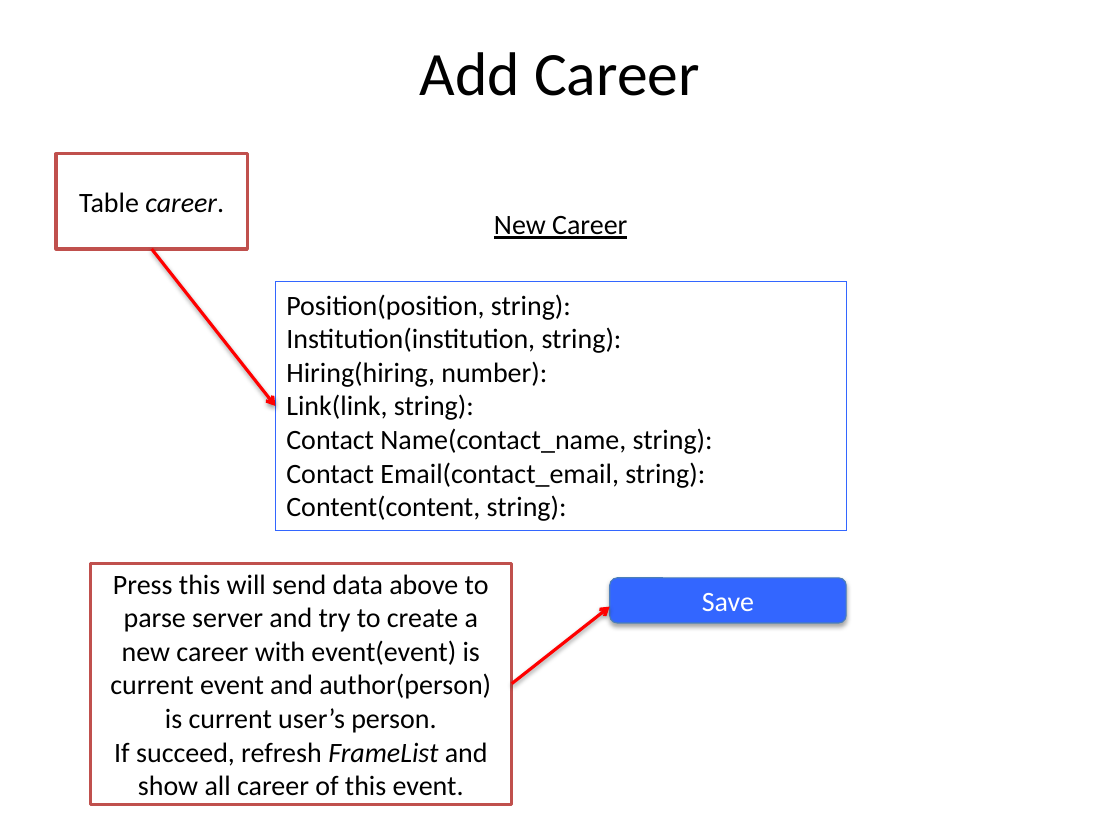
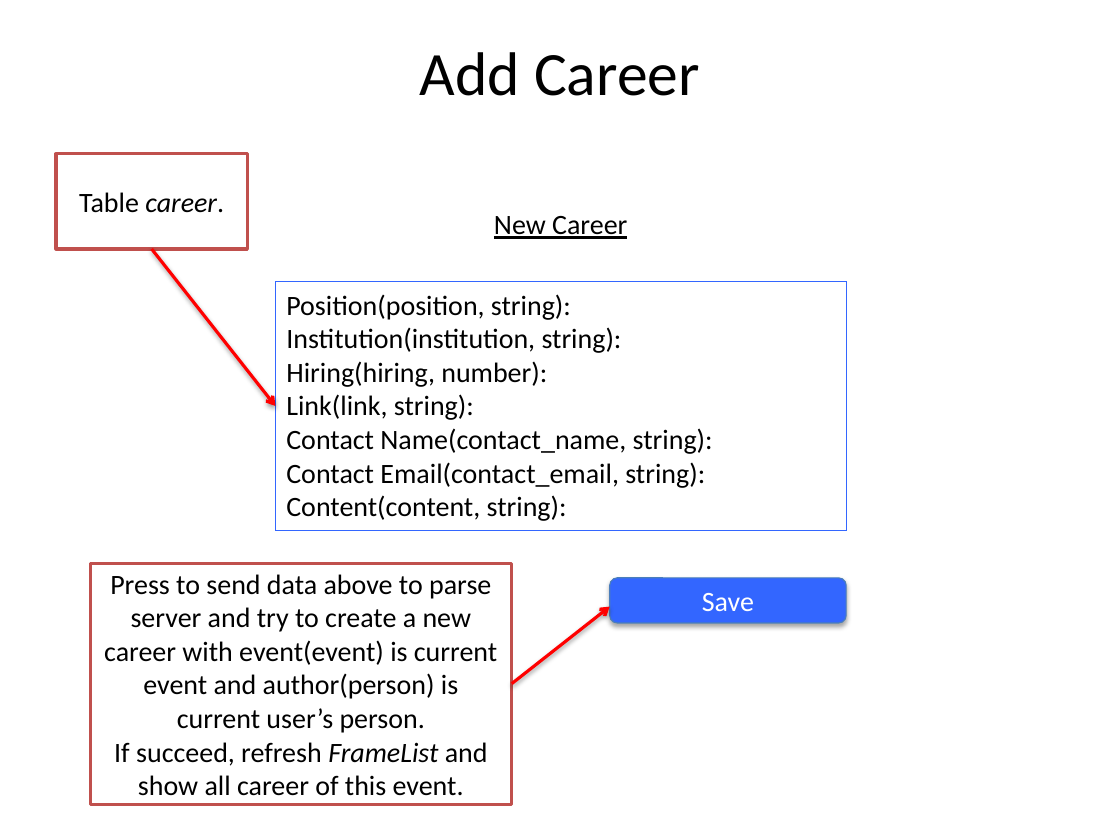
Before and after one commit to jan0054/colloquium.me-dev, a slide deck: slide 12 of web_source/cmmathweb 2.pptx. Drawn at 1120x840 pixels with LibreOffice and Linux fonts; fonts in the diff are those of the drawing. Boxes give left, top, right and bottom in pixels: in the first picture for what was removed or moved away, otherwise in the second. Text is boxed around its words. In the diff, an @@ line names an element or a change of style, - is before the commit and + after.

```diff
--- a/web_source/cmmathweb 2.pptx
+++ b/web_source/cmmathweb 2.pptx
@@ text in rectangle at <box>104,574,497,733</box>: text changed @@
-Press this will send data above to parse server and try to create a new career with event(event) is current event and author(person) is current user’s person.
+Press to send data above to parse server and try to create a new career with event(event) is current event and author(person) is current user’s person.
```
Also in this commit, not shown: 9 other slides changed.
